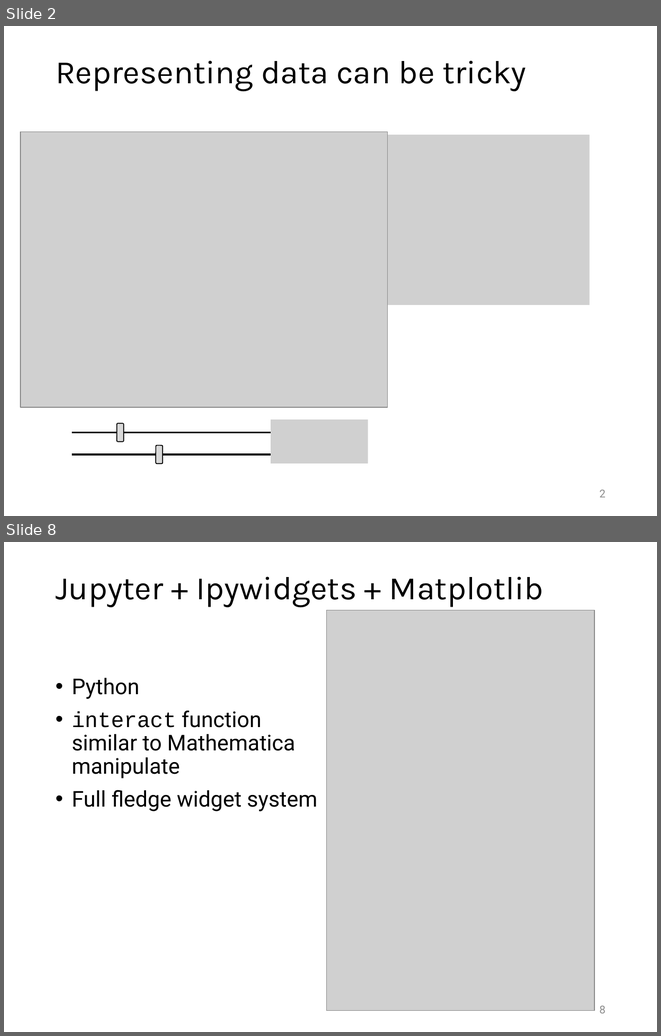
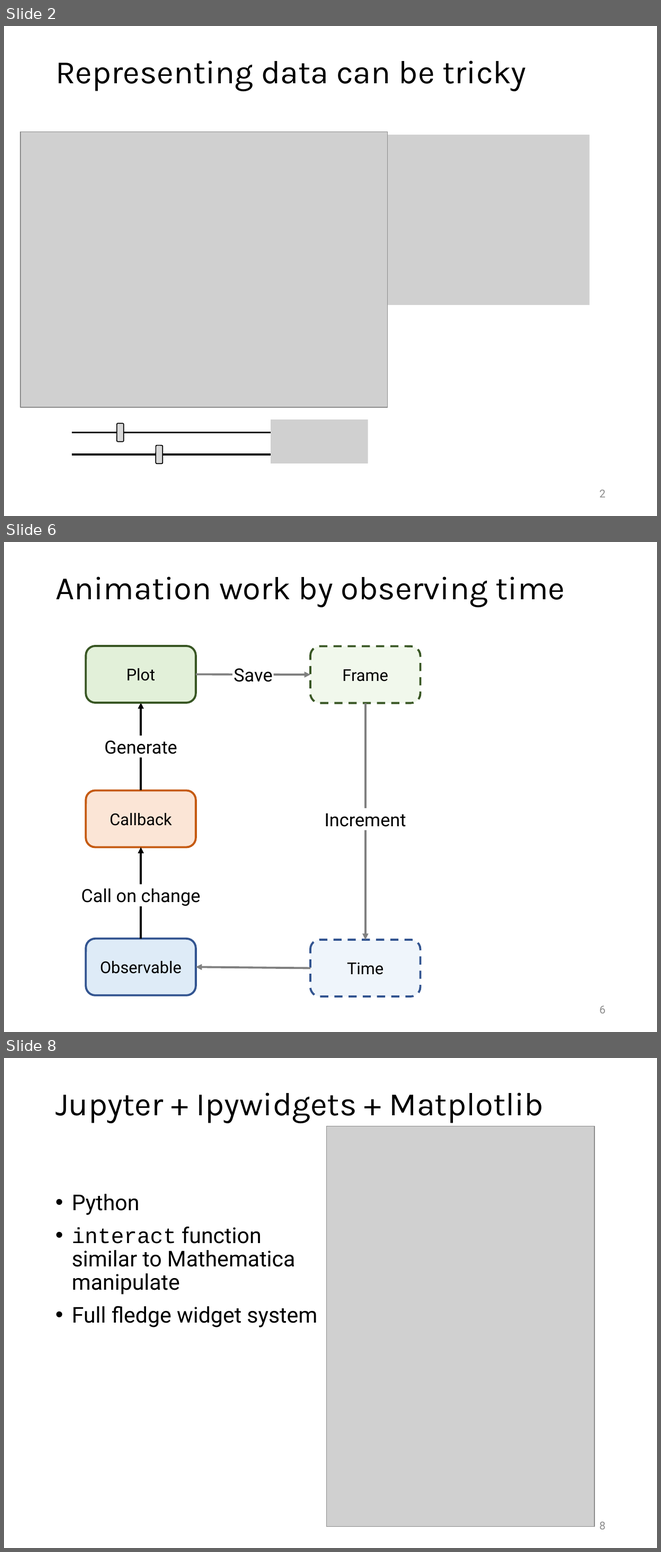
Before and after one commit to Kolaru/SimpleInteractiveExamples, a slide deck: CUISummerSchool2022.pptx. Shown one above the other, each under a label of ours: slides 2 and 8 before the commit, slides 2, 6 and 8 after it; the slides between them are not shown. The pictures are 661x1036 and 661x1552 pixels, drawn with LibreOffice and Linux fonts; fonts in the diff are those of the drawing; grey boxes stand for pictures. Boxes give left, top, right and bottom in pixels: in the first picture for what was removed or moved away, otherwise in the second. Text is boxed around its words. In the diff, an @@ line names an element or a change of style, - is before the commit and + after.

```diff
--- a/CUISummerSchool2022.pptx
+++ b/CUISummerSchool2022.pptx
@@ slide 6 added at <box>4,542,657,1032</box>, background #FFFFFF @@
@@ title added at <box>55,576,565,607</box>, 36 pt, text #000000 @@
+Animation work by observing time
@@ group added at <box>81,646,201,995</box>: 3 rounded rectangles, 2 arrows, 2 texts @@
+Observable
+Callback
+Call on change
+Generate
+Plot
@@ group added at <box>196,646,420,996</box>: 3 arrows, 2 rounded rectangles, 2 texts @@
+Frame
+Save
+Time
+Increment
@@ page number added at <box>599,1005,606,1013</box>, 12 pt, text #8C8C8C @@
+6
```
Also in this commit, not shown: 4 slides changed, 1 other slide added, 1 slide removed.
